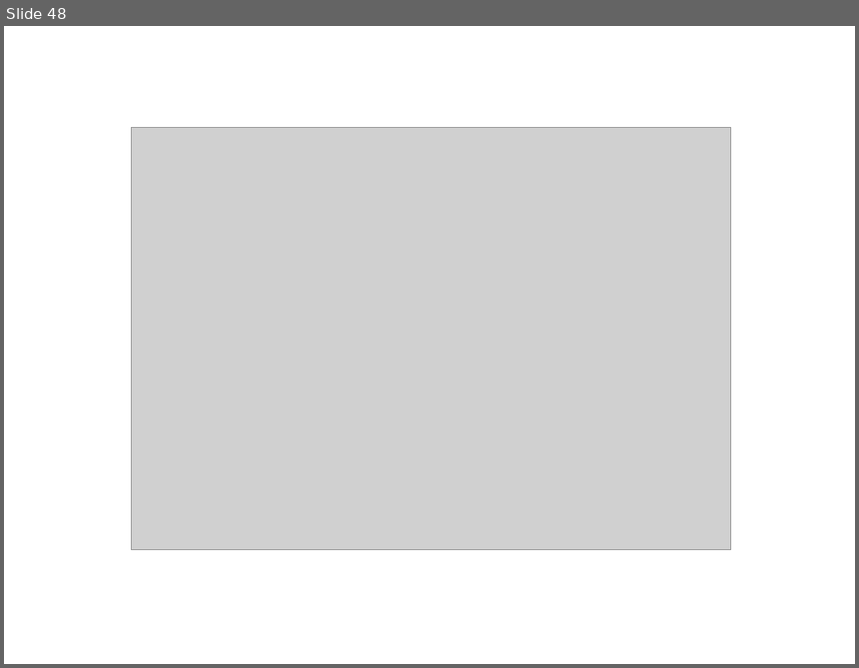
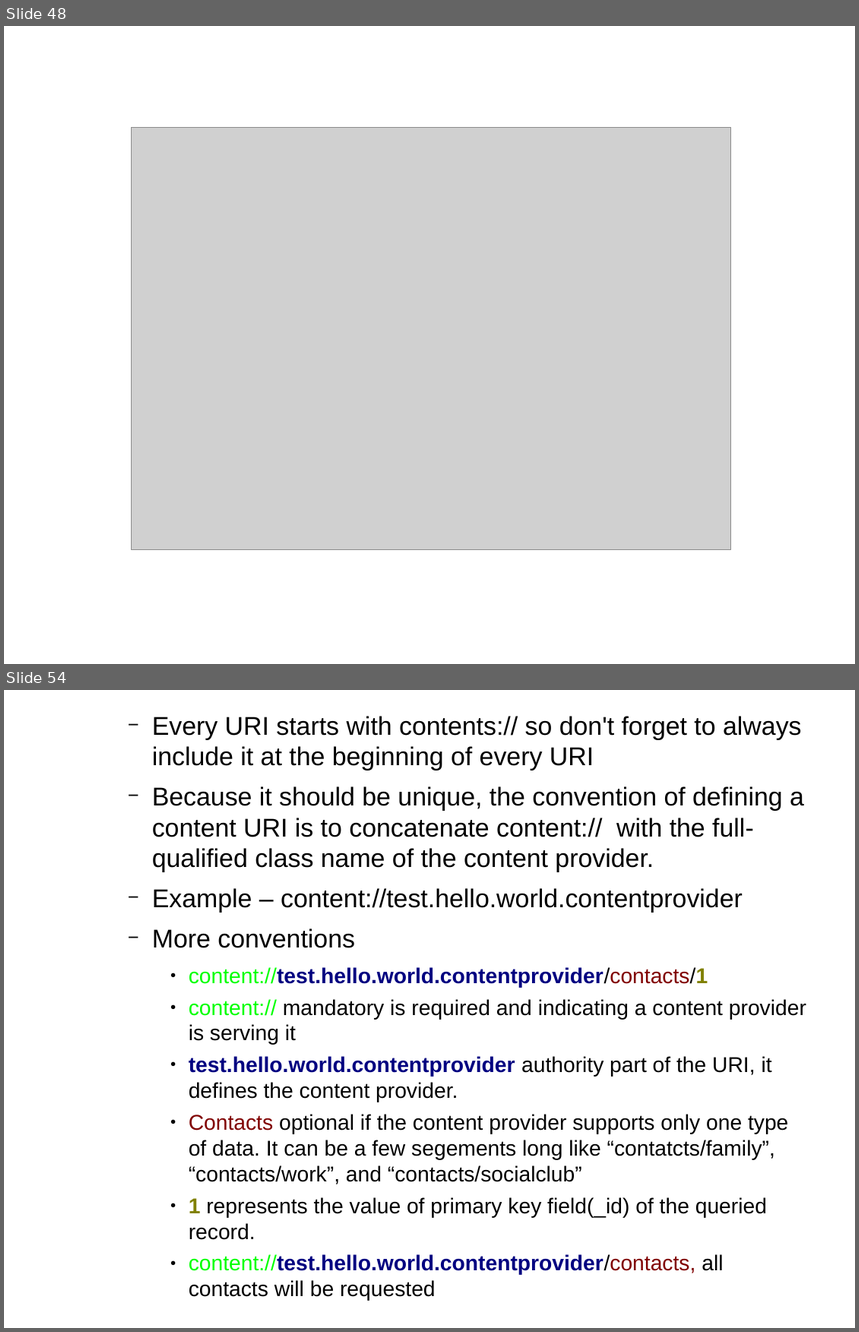
Before and after one commit to thegreatdao/testa, a slide deck: assets/android2.odp. Shown one above the other, each under a label of ours: slide 48 before the commit, slides 48 and 54 after it; the slides between them are not shown. The pictures are 859x668 and 859x1332 pixels, drawn with LibreOffice and Linux fonts; fonts in the diff are those of the drawing; grey boxes stand for pictures. Boxes give left, top, right and bottom in pixels: in the first picture for what was removed or moved away, otherwise in the second. Text is boxed around its words. In the diff, an @@ line names an element or a change of style, - is before the commit and + after.

```diff
--- a/assets/android2.odp
+++ b/assets/android2.odp
@@ slide 54 added at (x1=4, y1=690, x2=855, y2=1328), background #FFFFFF @@
@@ text added at (x1=152, y1=716, x2=807, y2=1301), 20 pt, text #000000 @@
+    − Every URI starts with contents:// so don't forget to always include it at the beginning of every URI
+    − Because it should be unique, the convention of defining a content URI is to concatenate content:// with the full-qualified class name of the content provider.
+    − Example – content://test.hello.world.contentprovider
+    − More conventions
+      ● content://test.hello.world.contentprovider/contacts/1
+      ● content:// mandatory is required and indicating a content provider is serving it
+      ● test.hello.world.contentprovider authority part of the URI, it defines the content provider.
+      ● Contacts optional if the content provider supports only one type of data. It can be a few segements long like “contatcts/family”, “contacts/work”, and “contacts/socialclub”
+      ● 1 represents the value of primary key field(_id) of the queried record.
+      ● content://test.hello.world.contentprovider/contacts, all contacts will be requested
```
Also in this commit, not shown: 5 other slides added, 2 other files.
